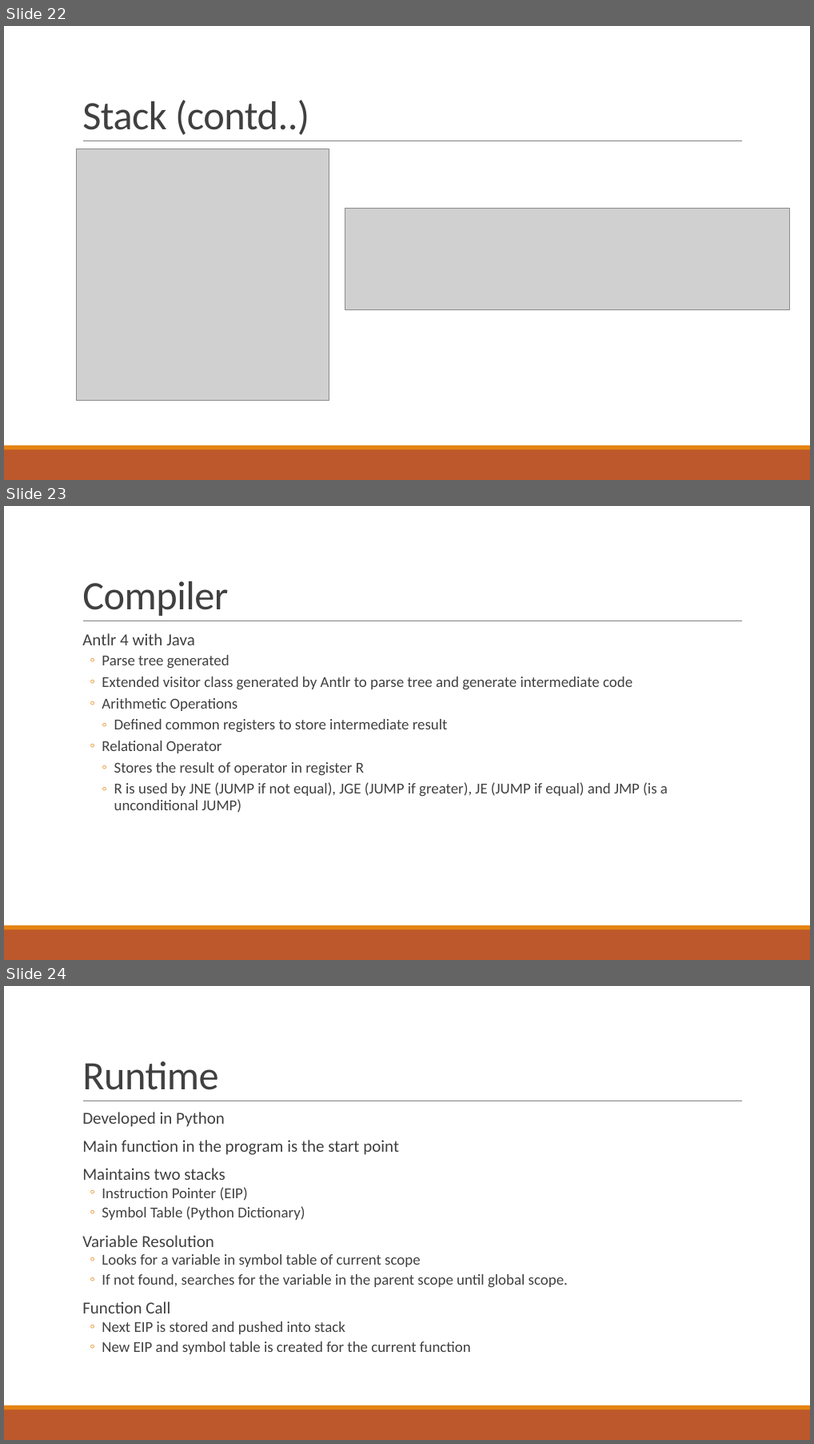
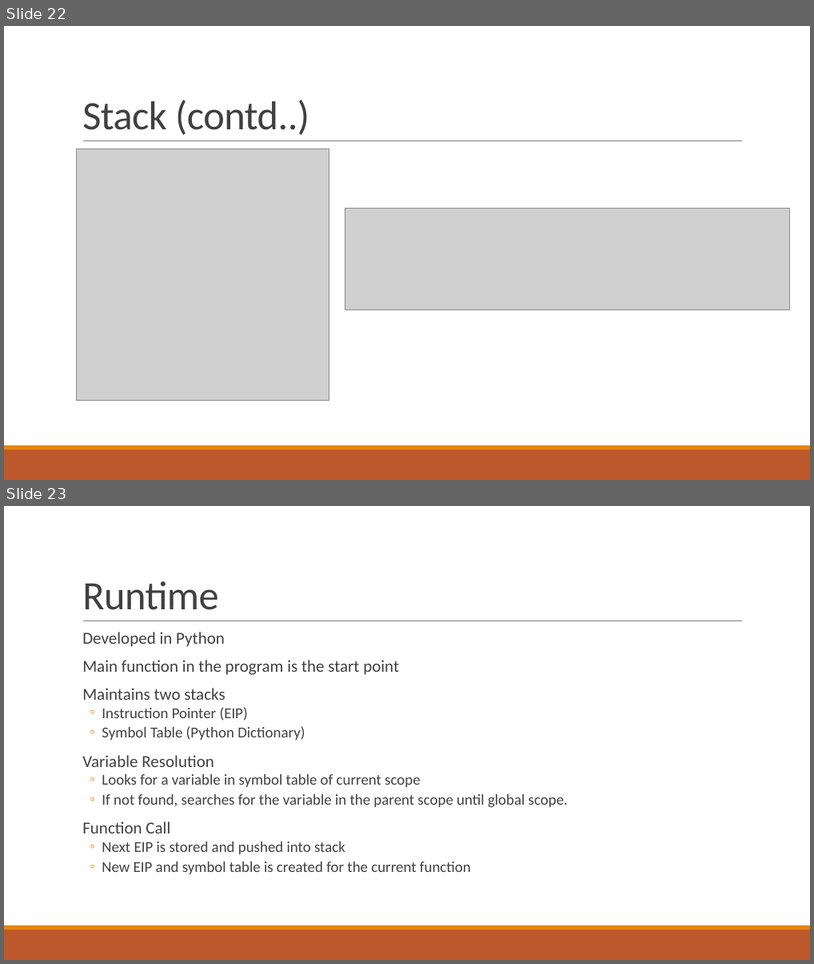
Before and after one commit to Jyotinder/JAJ, a slide deck: Presentation1_cd.pptx. Shown one above the other, each under a label of ours: slides 22, 23 and 24 before the commit, slides 22 and 23 after it. The pictures are 814x1444 and 814x964 pixels, drawn with LibreOffice and Linux fonts; fonts in the diff are those of the drawing; grey boxes stand for pictures. Boxes give left, top, right and bottom in pixels: in the first picture for what was removed or moved away, otherwise in the second. Text is boxed around its words. In the diff, an @@ line names an element or a change of style, - is before the commit and + after.

```diff
--- a/Presentation1_cd.pptx
+++ b/Presentation1_cd.pptx
@@ slide 23 removed at bbox=[4, 506, 810, 960], background #FFFFFF; not listed: 3 template elements that a slide beside it also shows @@
@@ title removed at bbox=[82, 581, 228, 616] @@
-Compiler
@@ text removed at bbox=[82, 633, 668, 812] @@
-  Antlr 4 with Java
-  ◦ Parse tree generated
-  ◦ Extended visitor class generated by Antlr to parse tree and generate intermediate code
-  ◦ Arithmetic Operations
-    ◦ Defined common registers to store intermediate result
-  ◦ Relational Operator
-    ◦ Stores the result of operator in register R
-    ◦ R is used by JNE (JUMP if not equal), JGE (JUMP if greater), JE (JUMP if equal) and JMP (is a unconditional JUMP)
@@ what was slide 24 is now slide 23 @@
```
Also in this commit, not shown: 1 slide added, 1 other file.
